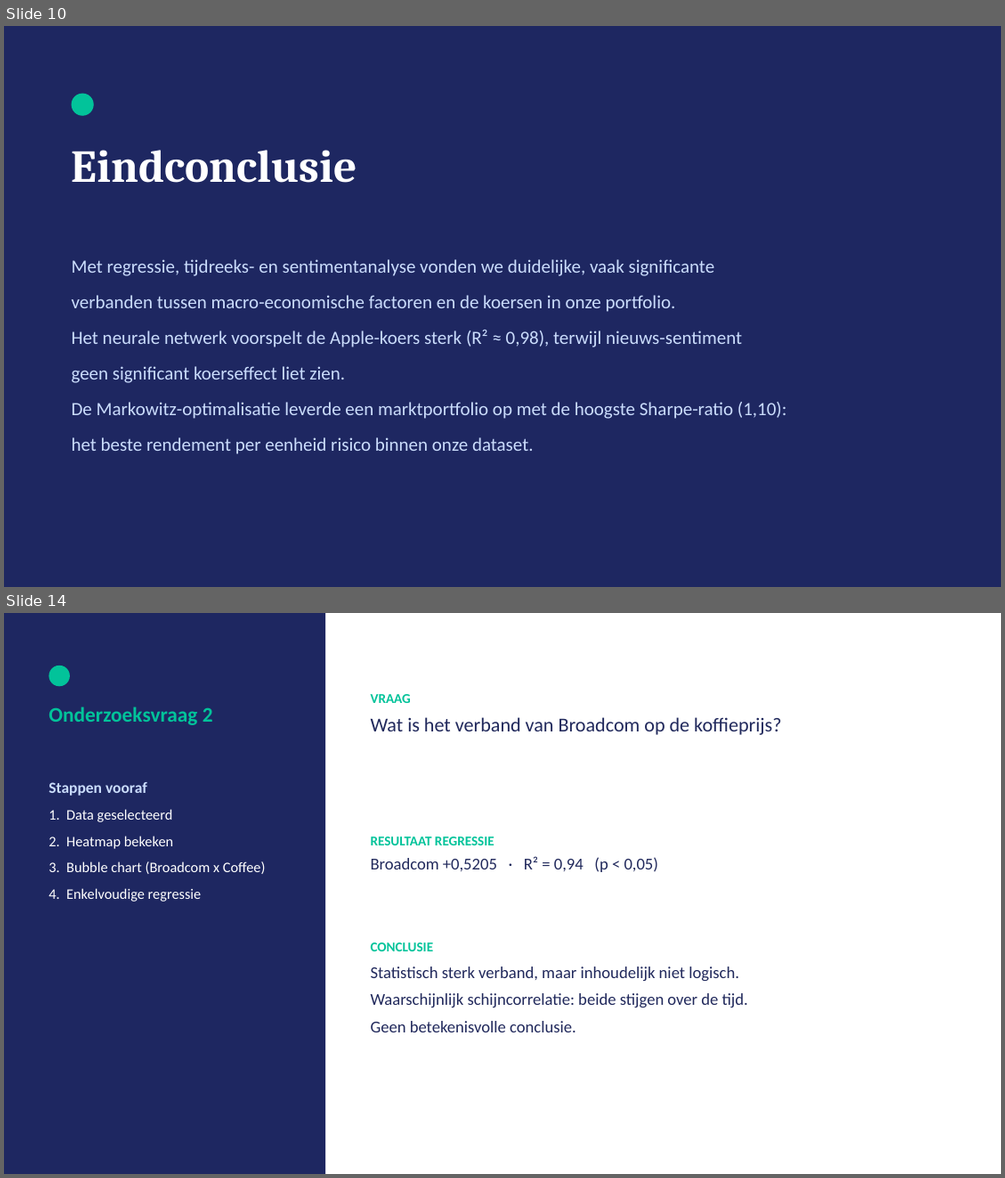
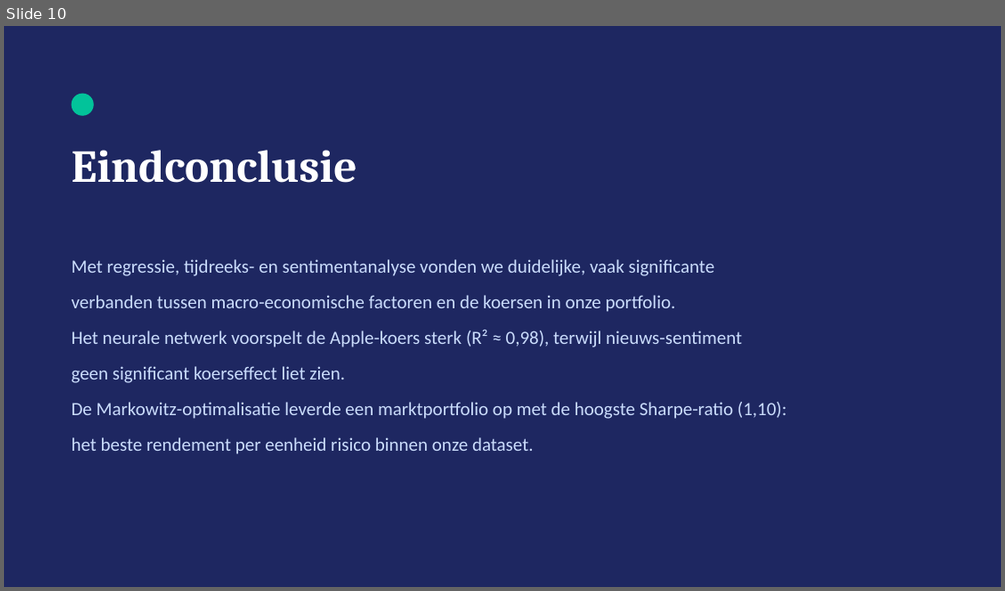
Before and after one commit to michaelraykuster-spec/Werkplaats-2-opdracht-Groep-3, a slide deck: Werkplaats2_Groep3_Eindpresentatie.pptx. Shown one above the other, each under a label of ours: slides 10 and 14 before the commit, slide 10 after it; the slides between them are not shown. The pictures are 1005x1178 and 1005x591 pixels, drawn with LibreOffice and Linux fonts; fonts in the diff are those of the drawing. Boxes give left, top, right and bottom in pixels: in the first picture for what was removed or moved away, otherwise in the second. Text is boxed around its words. In the diff, an @@ line names an element or a change of style, - is before the commit and + after.

```diff
--- a/Werkplaats2_Groep3_Eindpresentatie.pptx
+++ b/Werkplaats2_Groep3_Eindpresentatie.pptx
@@ slide 14 removed at box(4, 613, 1001, 1174), background #FFFFFF @@
@@ rectangle removed at box(4, 613, 325, 1174) @@
@@ ellipse removed at box(48, 666, 70, 686) @@
@@ text removed at box(48, 706, 213, 725) @@
-Onderzoeksvraag 2
@@ text removed at box(371, 694, 781, 735) @@
-VRAAG
-Wat is het verband van Broadcom op de koffieprijs?
@@ text removed at box(48, 782, 266, 901) @@
-Stappen vooraf
-1. Data geselecteerd
-2. Heatmap bekeken
-3. Bubble chart (Broadcom x Coffee)
-4. Enkelvoudige regressie
@@ text removed at box(371, 836, 659, 872) @@
-RESULTAAT REGRESSIE
-Broadcom +0,5205 · R² = 0,94 (p < 0,05)
@@ text removed at box(371, 942, 748, 1032) @@
-CONCLUSIE
-Statistisch sterk verband, maar inhoudelijk niet logisch.
-Waarschijnlijk schijncorrelatie: beide stijgen over de tijd.
-Geen betekenisvolle conclusie.
```
Also in this commit, not shown: 9 other slides removed.
